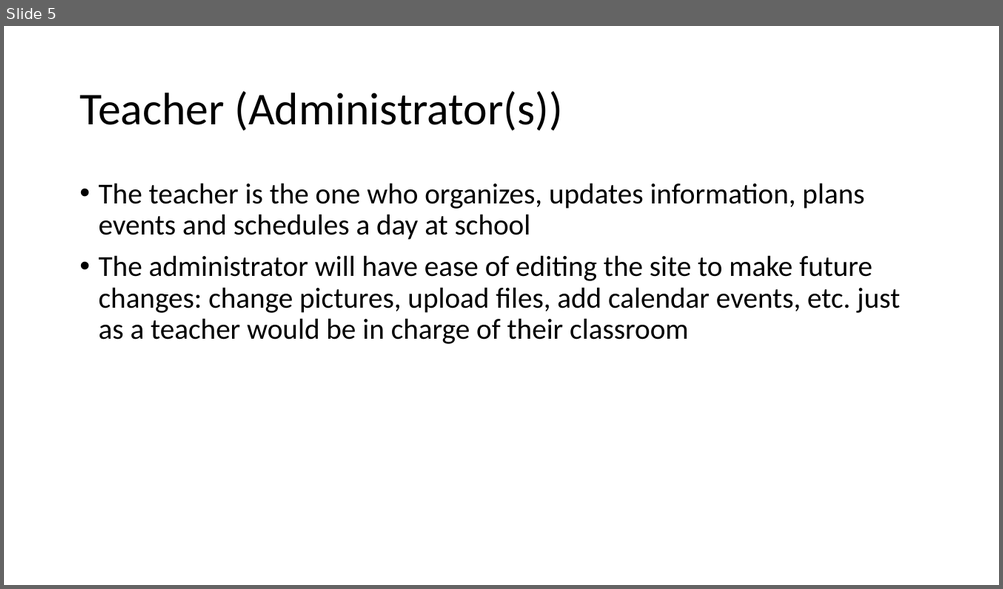
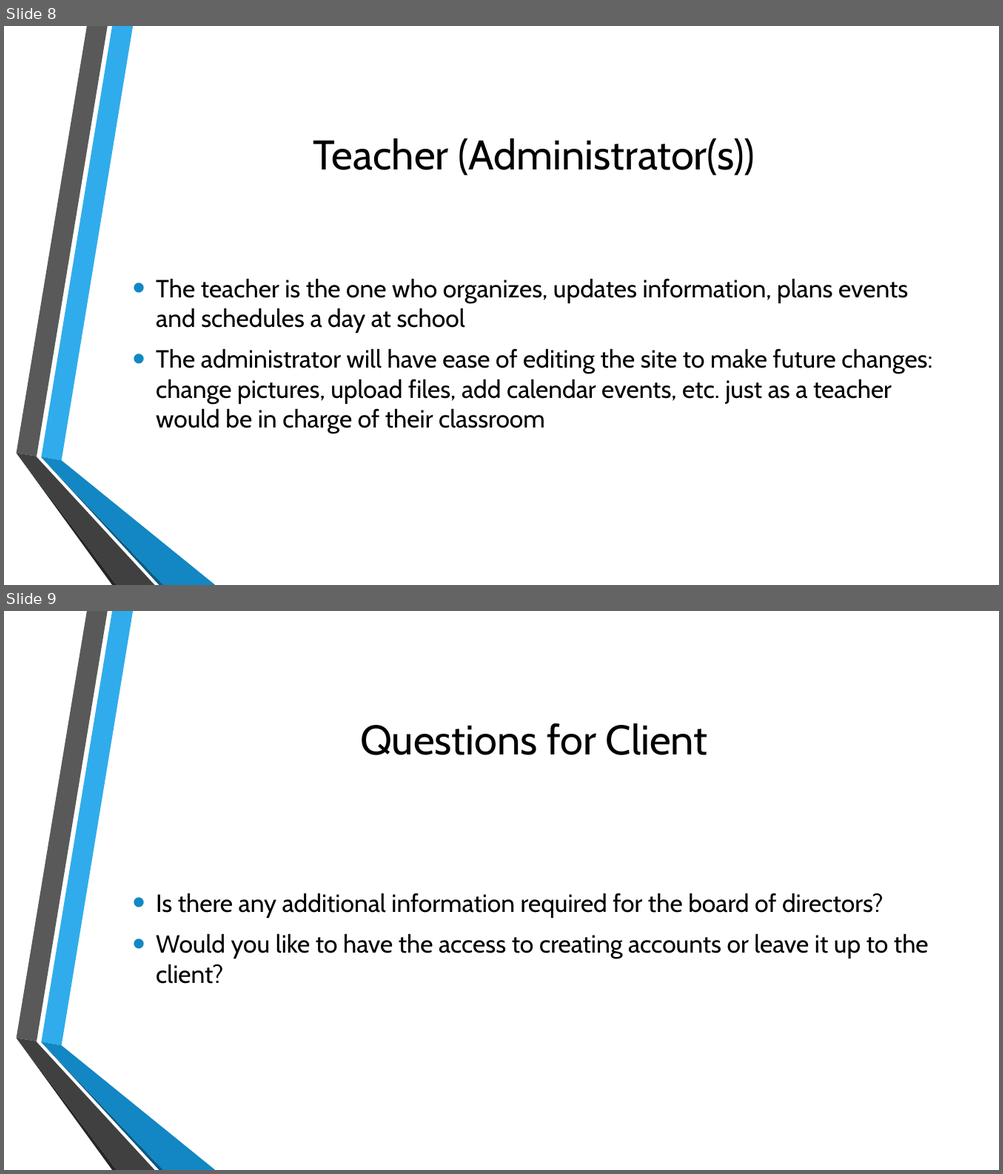
Before and after one commit to amirbukhari/HPS, a slide deck: Main Metaphor.pptx. Shown one above the other, each under a label of ours: slide 5 before the commit, slides 8 and 9 after it. The pictures are 1003x589 and 1003x1174 pixels, drawn with LibreOffice and Linux fonts; fonts in the diff are those of the drawing; background and template pictures are left out. Boxes give left, top, right and bottom in pixels: in the first picture for what was removed or moved away, otherwise in the second. Text is boxed around its words. In the diff, an @@ line names an element or a change of style, - is before the commit and + after.

Commit message:
Justins Changes to events

```diff
--- a/Main Metaphor.pptx
+++ b/Main Metaphor.pptx
@@ slide 9 added at box(4, 611, 999, 1170), background picture (left out); not listed: 6 template elements that a slide beside it also shows @@
@@ title added at box(360, 723, 708, 755), 40 pt, text #000000 @@
+Questions for Client
@@ text added at box(156, 893, 928, 984), 24 pt, text #000000 @@
+• Is there any additional information required for the board of directors?
+• Would you like to have the access to creating accounts or leave it up to the client?
@@ what was slide 5 is now slide 8 @@
@@ slide 8 changed as well @@
@@ title "Teacher (Administrator(s))": place and size @@
-title "Teacher (Administrator(s))" at box(79, 91, 562, 131)
+title "Teacher (Administrator(s))" at box(313, 138, 754, 175)
@@ title "Teacher (Administrator(s))" at box(313, 138, 754, 175): size 44 to 40 pt, font Calibri to Cabin; alignment left to centre; line spacing 0.9 to 1 @@
@@ text "The teacher is the one ...": place and size @@
-text "The teacher is the one ..." at box(99, 183, 899, 344)
+text "The teacher is the one ..." at box(156, 278, 932, 434)
@@ text "The teacher is the one ..." at box(156, 278, 932, 434): size 28 to 24 pt, font Calibri to Cabin; indent changed; line spacing 0.9 to 1; vertical alignment top to middle @@
@@ group added at box(16, 26, 215, 585): 6 freeform shapes @@
```
Also in this commit, not shown: 4 other slides changed, 3 other slides added, 3 other files.
